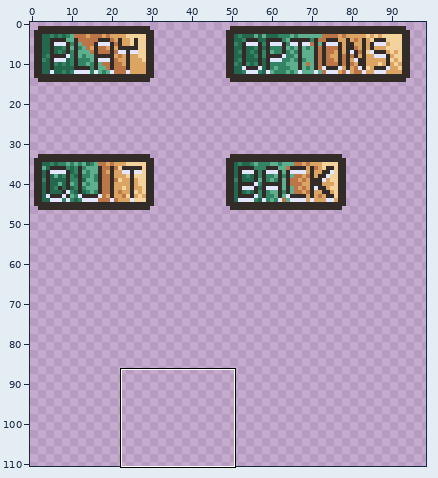
Two states of a sprite sheet, OuterSpaceProject/Assets/Spirtes/Play Button.png. The first picture is a wide view before the edit; the outline marks the close-up.
Close-up. Earlier state:
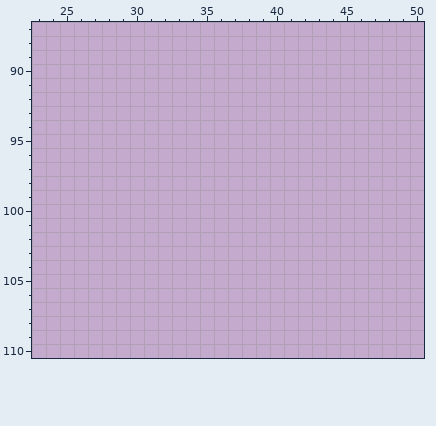
The file is 128x128 pixels. Shown: x 23..50, y 87..110. The wide view leaves out empty margins. The commit also changed other parts of the picture, which this record leaves out.
And afterwards:
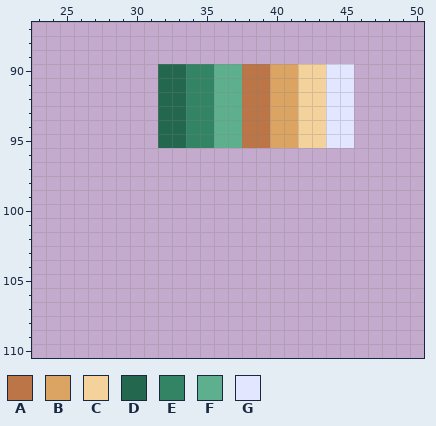
Palette (. is transparent): A #bb7547  B #dba463  C #f4d29c  D #23674e  E #328464  F #5daf8d  G #e3e6ff
Change:
@@ x 30..47 @@
  89 ..................
- 90 ..................
- 91 ..................
- 92 ..................
- 93 ..................
- 94 ..................
- 95 ..................
+ 90 ..DDEEFFAABBCCGG..
+ 91 ..DDEEFFAABBCCGG..
+ 92 ..DDEEFFAABBCCGG..
+ 93 ..DDEEFFAABBCCGG..
+ 94 ..DDEEFFAABBCCGG..
+ 95 ..DDEEFFAABBCCGG..
  96 ..................
Changed places in both close-ups, as pixel boxes (x1, y1, x2, y2):
added: (158, 64, 354, 148)
